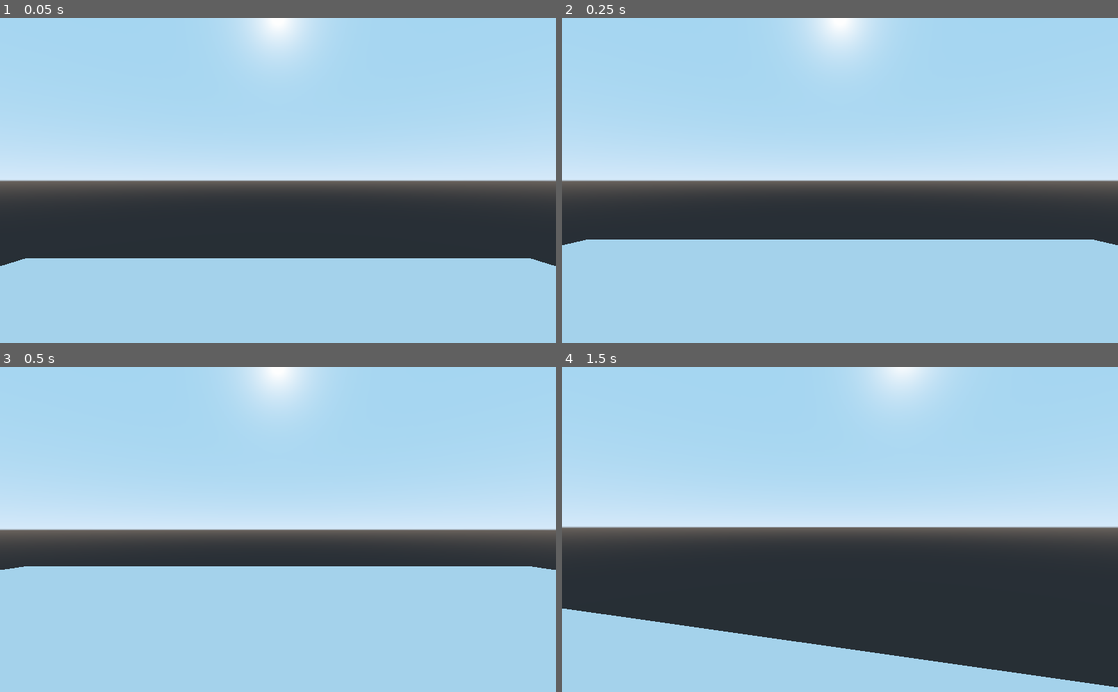
Above: before the commit, frames 1-4 (two rows, left to right).
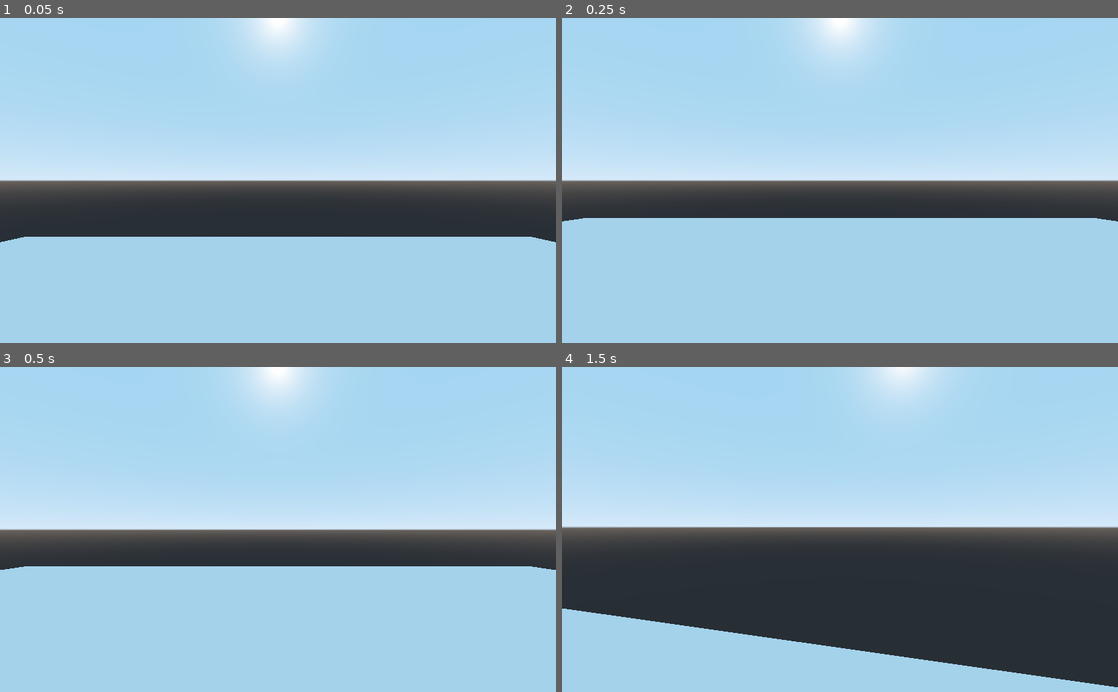
Above: after the commit, the same moments.

Repository: AlecAcosta/MyFirstFPS-Godot
Game: Godot game, scene res://World.tscn
The game is run twice, just before and just after one commit, with the same random seed, the same clock (stepped at 60 frames per second) and the same inputs.
Inputs (mouse positions are in pixels of both pictures, inside the frame that each line leads up to):
- Up to frame 1 (0.05 s): no input
- Up to frame 2 (0.25 s): no input
- Up to frame 3 (0.5 s): no input
- Up to frame 4 (1.5 s): tap Enter (ui_accept) at 0.5, 0.77 s; move the mouse to (867, 529) at 0.52 s; hold W (move_forward) from 0.53 s (still down); move the mouse to (812, 529) at 1.27 s

The runs differ from the first frame. In frame 1, 6.7% of the frame differs, in the area x 0-100%, y 67-77%; in frame 2, 6.7%; in frame 3, nothing differs; in frame 4, nothing differs.

Commit message:
stop camera if mose mode isn't set to captured

Diff:
--- a/Player.gd
+++ b/Player.gd
@@ -17,12 +17,13 @@
 		Input.set_mouse_mode(Input.MOUSE_MODE_CAPTURED)
 
 	if event is InputEventMouseMotion:
-		head.rotate_y(deg2rad(-event.relative.x * mouse_sensitivity))
+		if (Input.get_mouse_mode() == Input.MOUSE_MODE_CAPTURED):
+			head.rotate_y(deg2rad(-event.relative.x * mouse_sensitivity))
 
-		var x_delta = event.relative.y * mouse_sensitivity
-		if ((camera_x_rotation + x_delta > -70) and (camera_x_rotation + x_delta < 70)):
-			camera.rotate_x(deg2rad(-x_delta))
-			camera_x_rotation += x_delta
+			var x_delta = event.relative.y * mouse_sensitivity
+			if ((camera_x_rotation + x_delta > -70) and (camera_x_rotation + x_delta < 70)):
+				camera.rotate_x(deg2rad(-x_delta))
+				camera_x_rotation += x_delta
 
 func _ready():
 	Input.set_mouse_mode(Input.MOUSE_MODE_CAPTURED)
--- a/World.tscn
+++ b/World.tscn
@@ -10,15 +10,15 @@
 [node name="World" type="Spatial"]
 
 [node name="Player" parent="." instance=ExtResource( 1 )]
-transform = Transform( 1.02796, 0, 0, 0, 1.02796, 0, 0, 0, 1.02796, 0, 0, 0 )
+transform = Transform( 1.02796, 0, 0, 0, 1.02796, 0, 0, 0, 1.02796, 0, 3.84384, 0 )
 
 [node name="Ground" type="StaticBody" parent="."]
 
 [node name="CollisionShape" type="CollisionShape" parent="Ground"]
-transform = Transform( 16.975, 0, 0, 0, 1, 0, 0, 0, 15.6155, 0, -5.30691, 0 )
+transform = Transform( 16.975, 0, 0, 0, 1, 0, 0, 0, 15.615, 0, 0, 0 )
 shape = SubResource( 1 )
 
 [node name="MeshInstance" type="MeshInstance" parent="Ground"]
-transform = Transform( 16.975, 0, 0, 0, 1, 0, 0, 0, 15.6155, 0, -5.30691, 0 )
+transform = Transform( 16.975, 0, 0, 0, 1, 0, 0, 0, 15.6155, 0, 0, 0 )
 mesh = SubResource( 2 )
 material/0 = null
